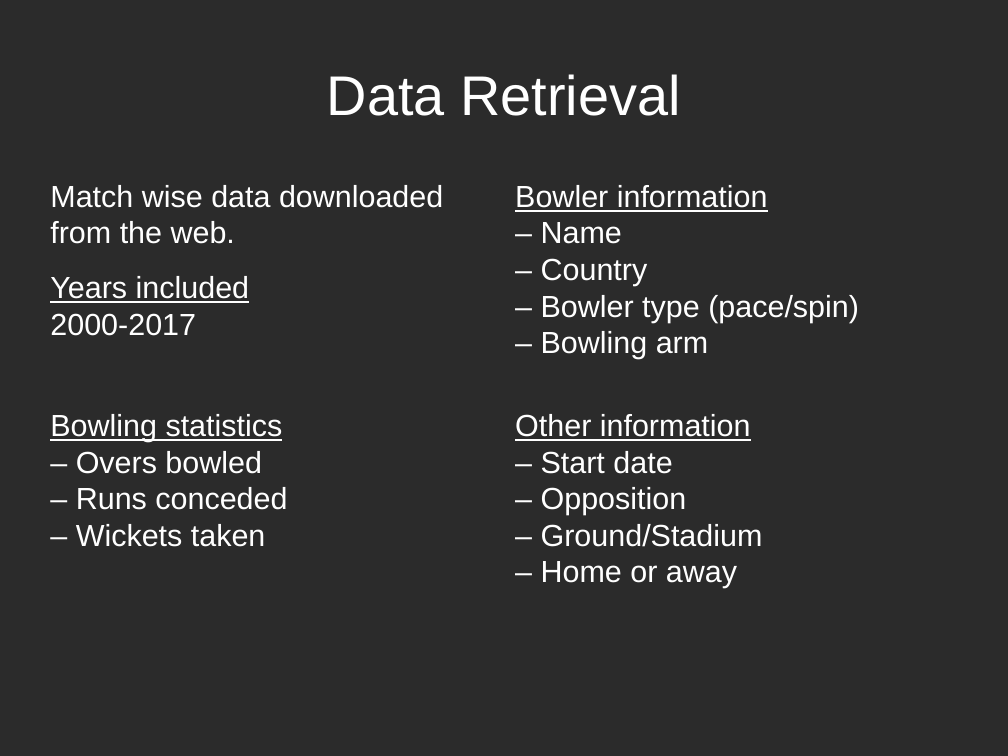
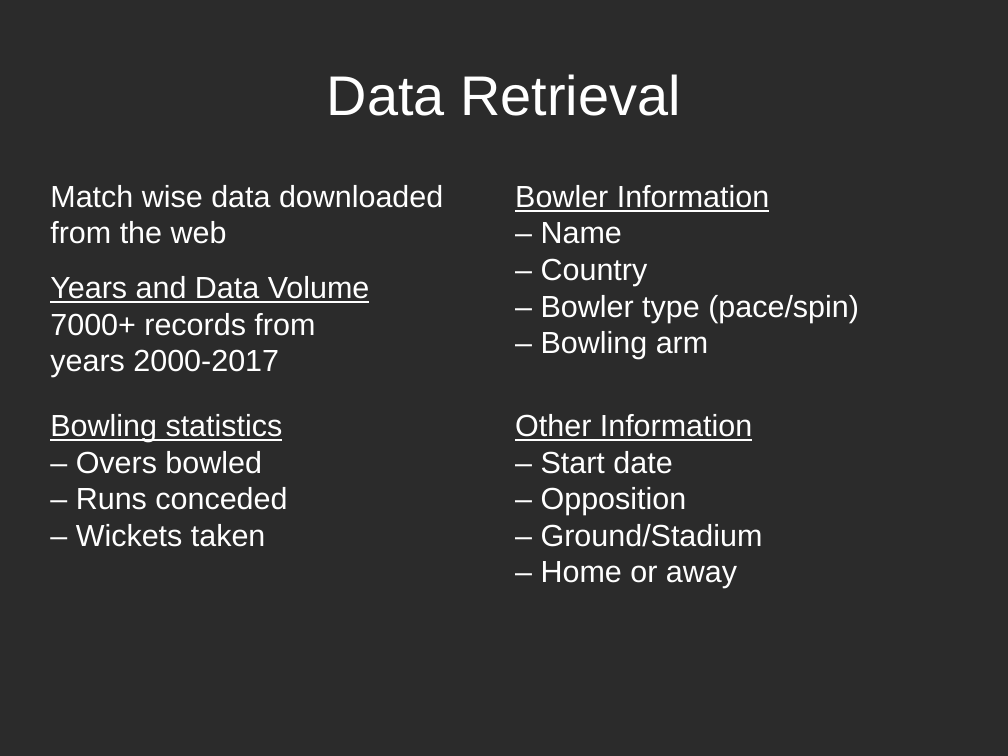
Before and after one commit to prantik-ghosh/bowling_performance_predictor_in_test_cricket, a slide deck: slide 3 of prantik_presentation_outline.odp. Drawn at 1008x756 pixels with LibreOffice and Linux fonts; fonts in the diff are those of the drawing; background and template pictures are left out; a plain dark background stands for a picture behind light text. Boxes give left, top, right and bottom in pixels: in the first picture for what was removed or moved away, otherwise in the second. Text is boxed around its words. In the diff, an @@ line names an element or a change of style, - is before the commit and + after.

```diff
--- a/prantik_presentation_outline.odp
+++ b/prantik_presentation_outline.odp
@@ text at (x1=50, y1=185, x2=443, y2=377): text changed @@
-Match wise data downloaded from the web.
-Years included
-2000-2017
+Match wise data downloaded from the web
+Years and Data Volume
+7000+ records from
+years 2000-2017
@@ text at (x1=515, y1=185, x2=859, y2=359): text changed @@
-Bowler information
-– Name
-– Country
-– Bowler type (pace/spin)
-– Bowling arm
+Bowler Information
+– Name
+– Country
+– Bowler type (pace/spin)
+– Bowling arm
@@ text at (x1=515, y1=414, x2=763, y2=588): text changed @@
-Other information
-– Start date
-– Opposition
-– Ground/Stadium
-– Home or away
+Other Information
+– Start date
+– Opposition
+– Ground/Stadium
+– Home or away
```
Also in this commit, not shown: 8 other slides changed, 2 other files.
